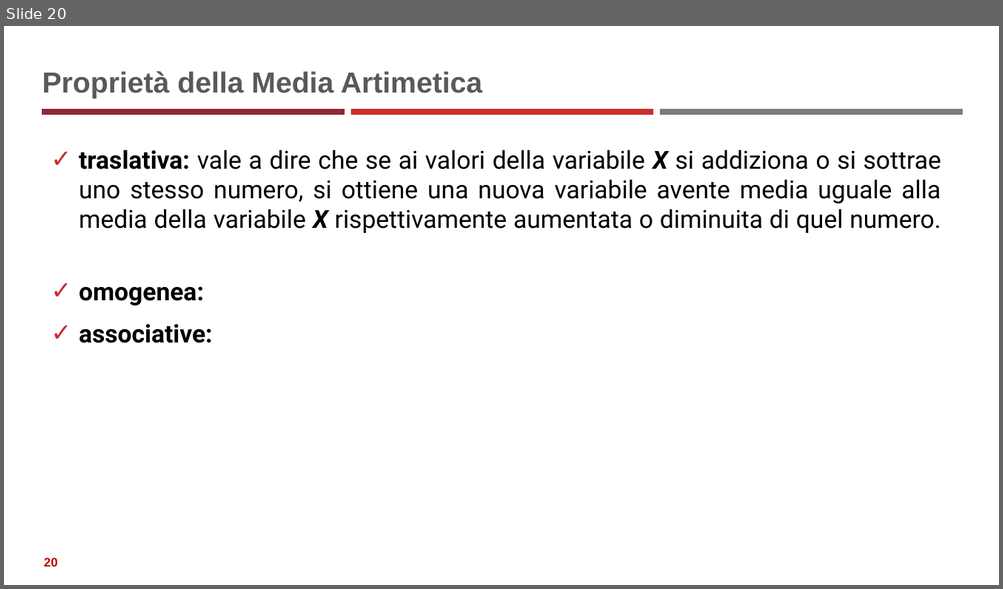
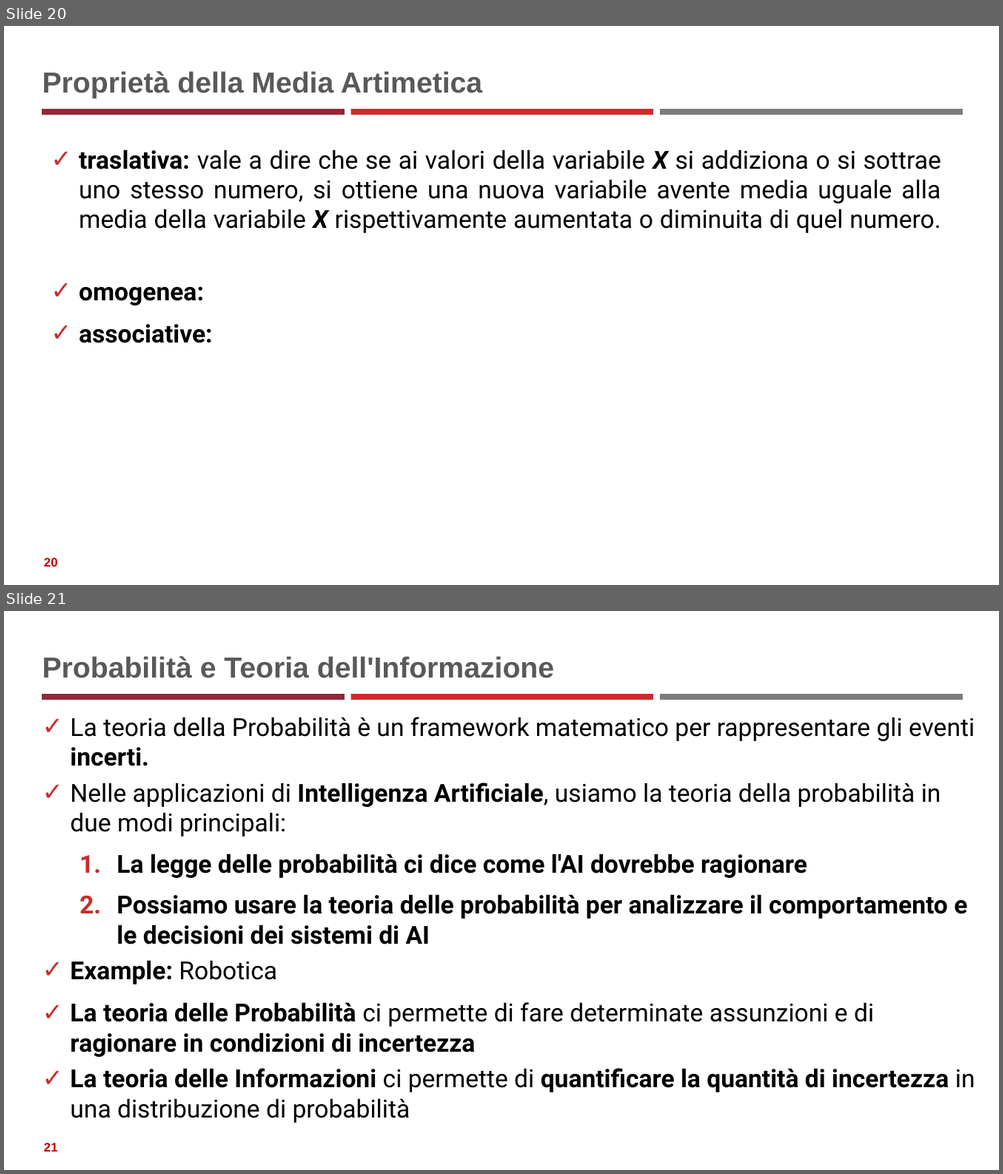
Before and after one commit to neural1977/data_science_interview_material, a slide deck: Statistics_ita.pptx. Shown one above the other, each under a label of ours: slide 20 before the commit, slides 20 and 21 after it. The pictures are 1003x589 and 1003x1174 pixels, drawn with LibreOffice and Linux fonts; fonts in the diff are those of the drawing. Boxes give left, top, right and bottom in pixels: in the first picture for what was removed or moved away, otherwise in the second. Text is boxed around its words. In the diff, an @@ line names an element or a change of style, - is before the commit and + after.

```diff
--- a/Statistics_ita.pptx
+++ b/Statistics_ita.pptx
@@ slide 21 added at box(4, 611, 999, 1170), background #FFFFFF; not listed: 3 template elements that a slide beside it also shows @@
@@ title added at box(42, 656, 554, 678), 28 pt, text #595959, bold @@
+Probabilità e Teoria dell'Informazione
@@ text added at box(70, 717, 975, 1123), 24 pt, text #000000, bold @@
+✓ La teoria della Probabilità è un framework matematico per rappresentare gli eventi incerti.
+✓ Nelle applicazioni di Intelligenza Artificiale, usiamo la teoria della probabilità in due modi principali:
+  1. La legge delle probabilità ci dice come l'AI dovrebbe ragionare
+  2. Possiamo usare la teoria delle probabilità per analizzare il comportamento e le decisioni dei sistemi di AI
+✓ Example: Robotica
+✓ La teoria delle Probabilità ci permette di fare determinate assunzioni e di ragionare in condizioni di incertezza
+✓ La teoria delle Informazioni ci permette di quantificare la quantità di incertezza in una distribuzione di probabilità
@@ page number added at box(44, 1143, 58, 1152), 12 pt, text #C00000, bold @@
+21
```
Also in this commit, not shown: 1 slide changed, 45 other slides added, 11 other files.
